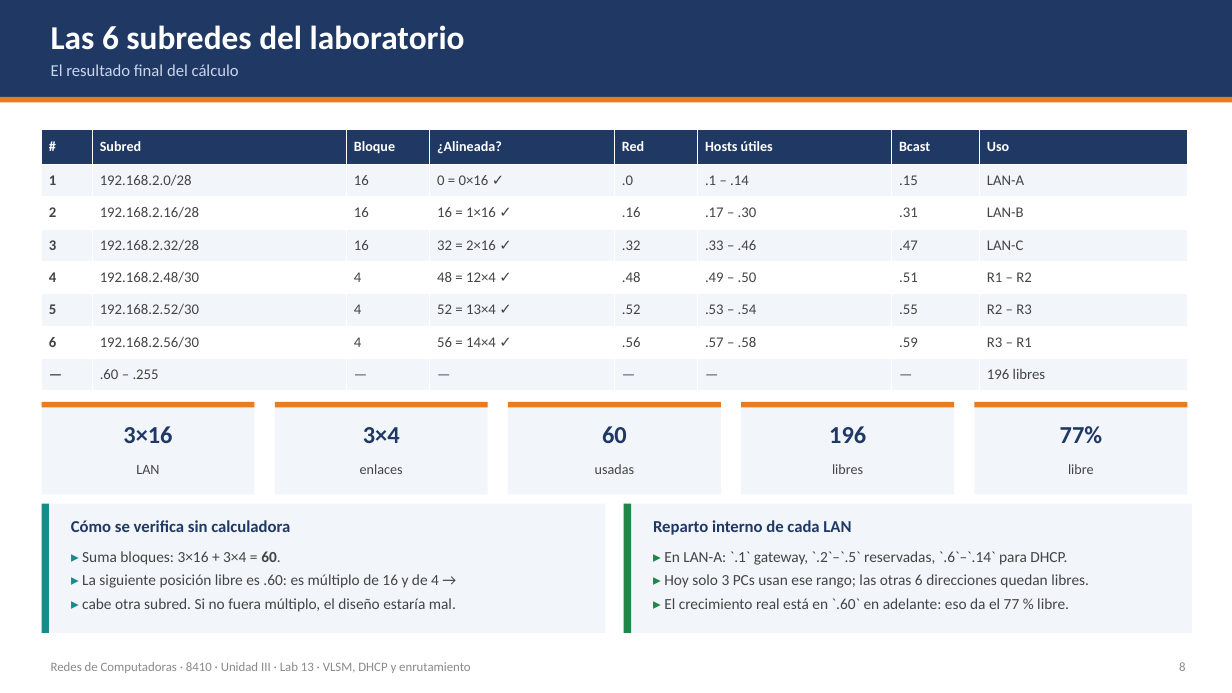
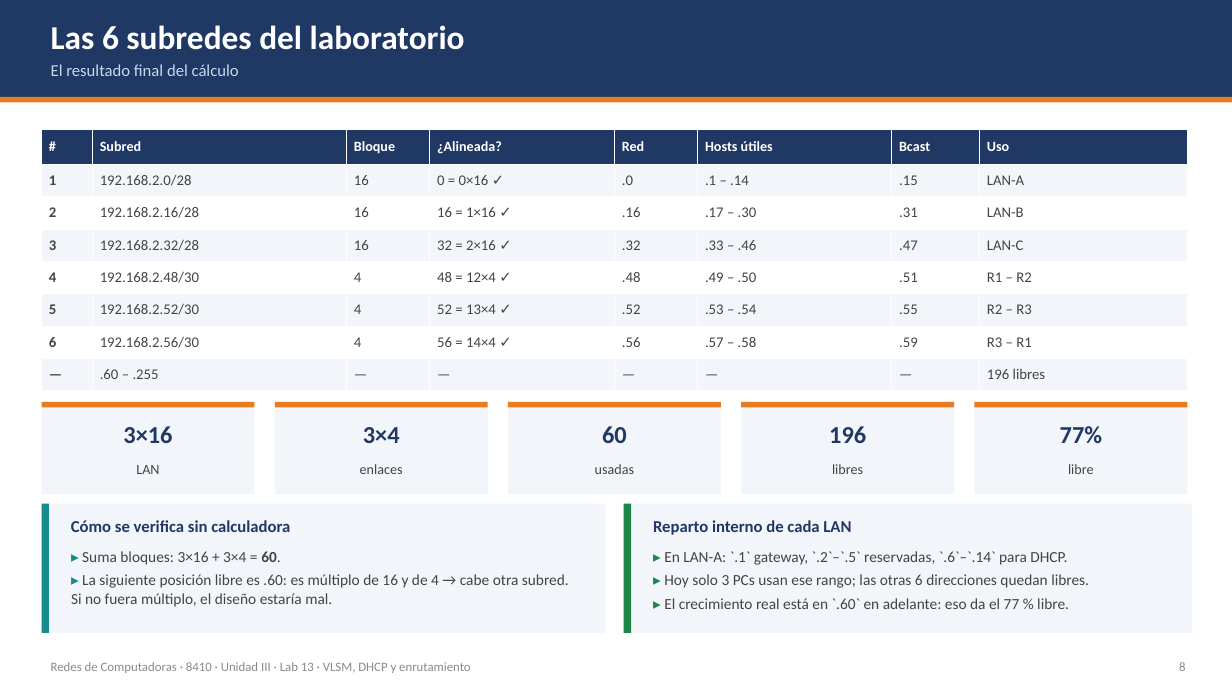
Before and after one commit to isaca0315/laboratorio-vlan-dhcp, a slide deck: slide 10 of Teoria-Lab-VLSM-DHCP.pptx. Drawn at 1232x693 pixels with LibreOffice and Linux fonts; fonts in the diff are those of the drawing. Boxes give left, top, right and bottom in pixels: in the first picture for what was removed or moved away, otherwise in the second. Text is boxed around its words. In the diff, an @@ line names an element or a change of style, - is before the commit and + after.

```diff
--- a/Teoria-Lab-VLSM-DHCP.pptx
+++ b/Teoria-Lab-VLSM-DHCP.pptx
@@ text at [71, 574, 569, 607]: text changed @@
-▸ La siguiente posición libre es .60: es múltiplo de 16 y de 4 →
-▸ cabe otra subred. Si no fuera múltiplo, el diseño estaría mal.
+▸ La siguiente posición libre es .60: es múltiplo de 16 y de 4 → cabe otra subred. Si no fuera múltiplo, el diseño estaría mal.
```
Also in this commit, not shown: 11 other slides changed, 7 other files.
